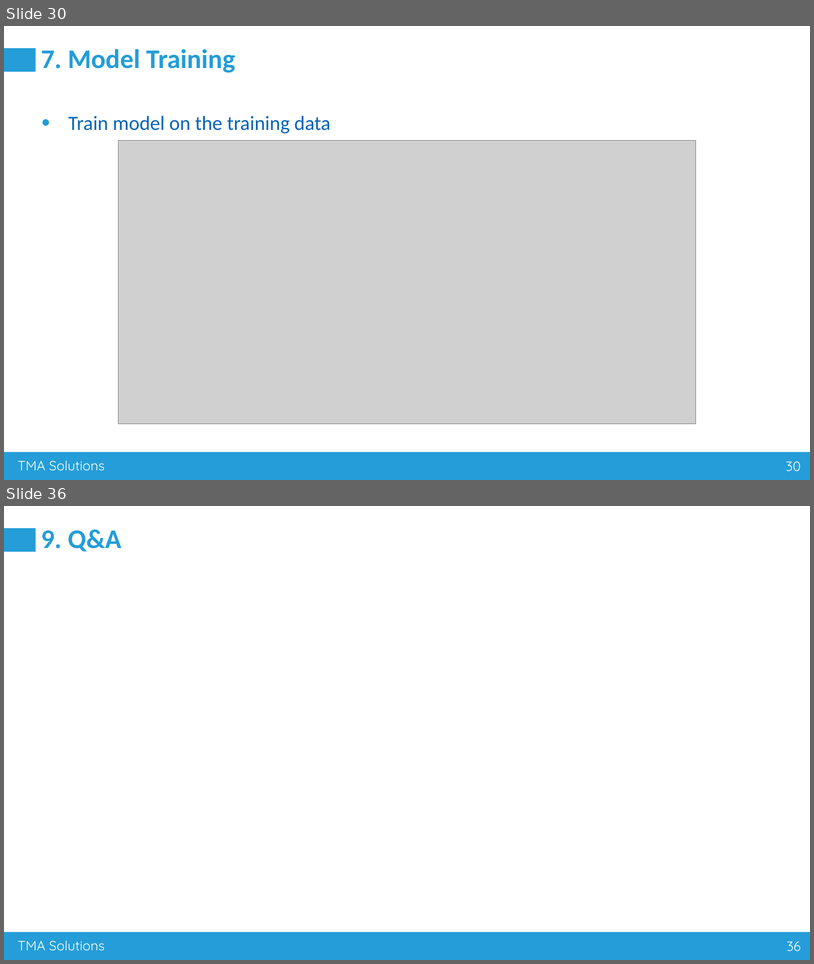
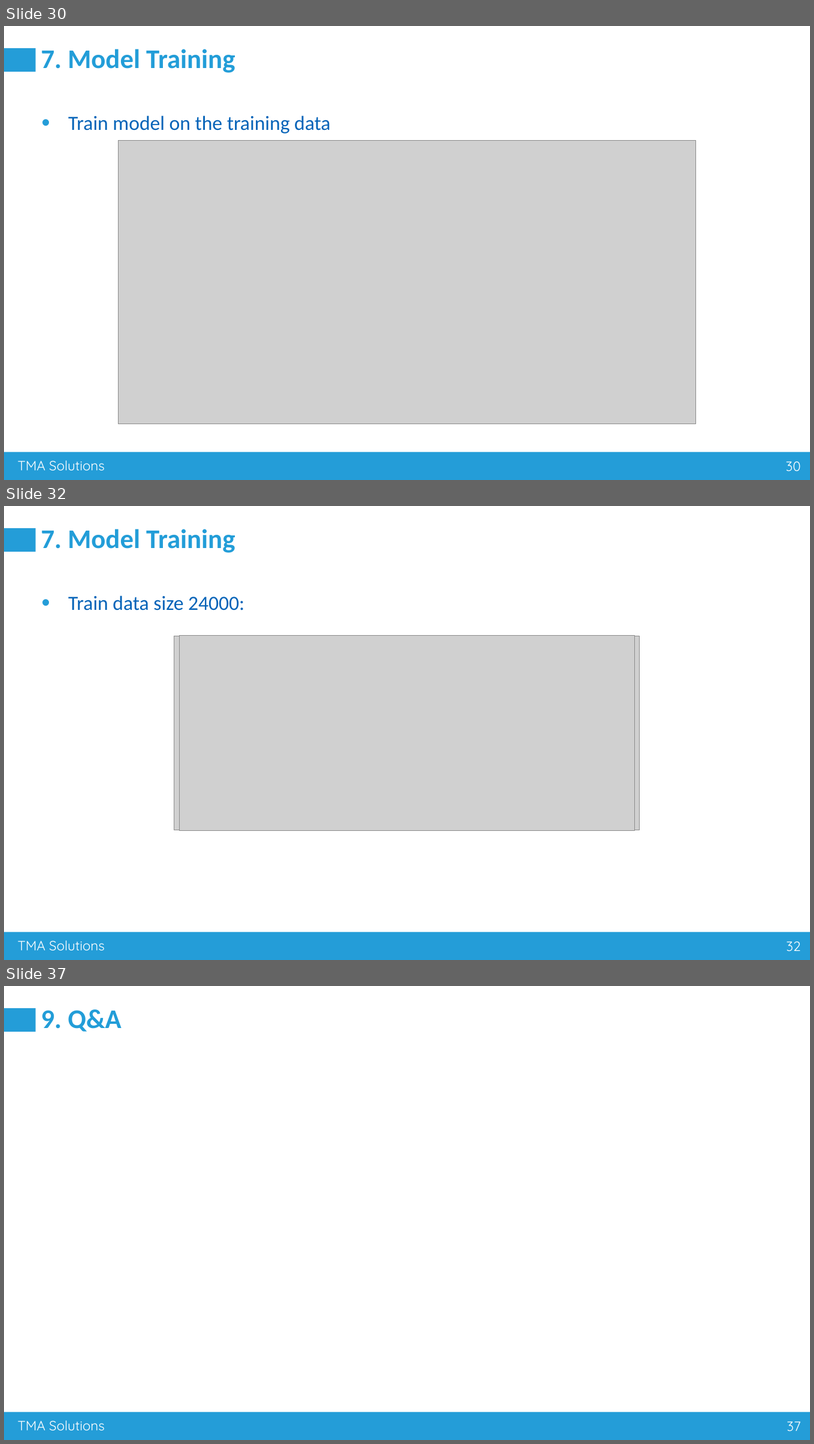
Before and after one commit to nguyenvanhuy0612/DL-1, a slide deck: Workshop-3_AI Advance Training_Group 80.pptx. Shown one above the other, each under a label of ours: slides 30 and 36 before the commit, slides 30, 32 and 37 after it; the slides between them are not shown. The pictures are 814x964 and 814x1444 pixels, drawn with LibreOffice and Linux fonts; fonts in the diff are those of the drawing; grey boxes stand for pictures. Boxes give left, top, right and bottom in pixels: in the first picture for what was removed or moved away, otherwise in the second. Text is boxed around its words. In the diff, an @@ line names an element or a change of style, - is before the commit and + after.

```diff
--- a/Workshop-3_AI Advance Training_Group 80.pptx
+++ b/Workshop-3_AI Advance Training_Group 80.pptx
@@ slide 32 added at (x1=4, y1=506, x2=810, y2=960), background #FFFFFF; not listed: 4 template elements that a slide beside it also shows @@
@@ title added at (x1=41, y1=529, x2=235, y2=553), 32 pt, text #229DD8, bold @@
+7. Model Training
@@ text added at (x1=68, y1=595, x2=245, y2=610), 24 pt, text #0563B8 @@
+• Train data size 24000:
@@ picture added at (x1=174, y1=636, x2=641, y2=830) @@
@@ picture added at (x1=180, y1=636, x2=635, y2=831) @@
@@ what was slide 36 is now slide 37 @@
@@ page number at (x1=787, y1=1421, x2=801, y2=1431): text changed @@
-36
+37
```
Also in this commit, not shown: 5 slides changed.
